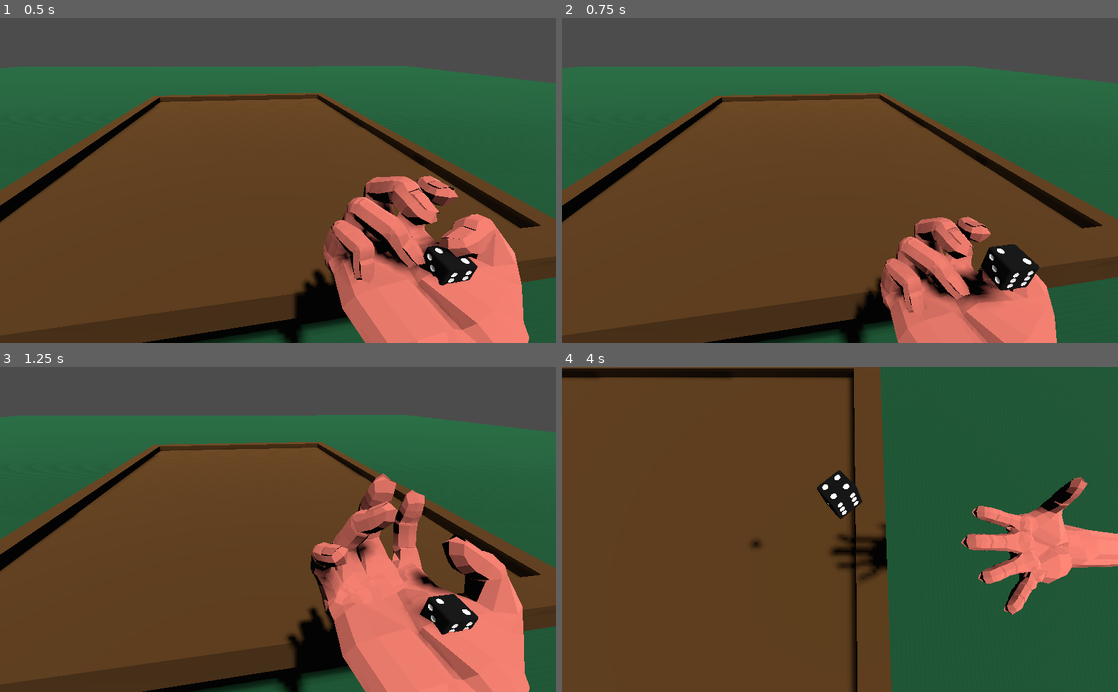
Above: before the commit, frames 1-4 (two rows, left to right).
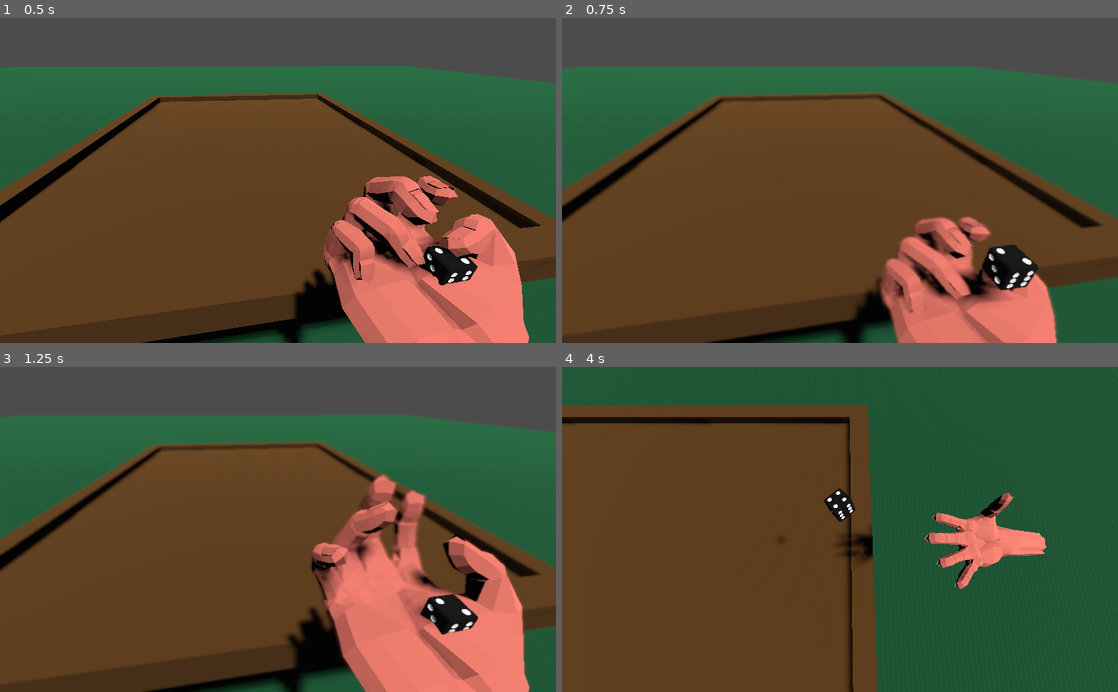
Above: after the commit, the same moments.

Repository: FreekDS/GMTK-Jam-2022-Fairplay
Game: Godot game, scene res://game.tscn
Two runs of this game, one before a commit and one after it. Both use one fixed random seed, a clock stepped at 60 frames per second and the inputs below.
Inputs (mouse positions are in pixels of both pictures, inside the frame that each line leads up to):
- Up to frame 1 (0.5 s): no input
- Up to frame 2 (0.75 s): tap Enter (ui_accept) at 0.5 s; move the mouse to (962, 164) at 0.52 s; hold E (slowmo) from 0.53 s (still down)
- Up to frame 3 (1.25 s): keep holding E (slowmo); tap Enter (ui_accept) at 0.77 s
- Up to frame 4 (4 s): move the mouse to (728, 545) at 1.27 s; release E (slowmo) at 1.28 s; click (728, 545) at 1.35 s; tap Enter (ui_accept) at 1.52, 3.02, 3.77 s; tap E (slowmo) at 1.55, 2.85, 3.8 s; move the mouse to (895, 458) at 2.02 s; hold E (slowmo) 2.03-2.78 s; move the mouse to (812, 594) at 2.77 s; move the mouse to (1006, 578) at 3.52 s; press the mouse at (1006, 578) at 3.53 s

Frame 1 is identical in both runs. In frame 2, 1.9% of the frame differs, in the area x 0-100%, y 22-100%; in frame 3, 1.9%; in frame 4, 18%, in the area x 0-100%, y 0-100%.

Commit message:
zoom en dof

Diff:
--- /dev/null
+++ b/environments/met_dof.tres
@@ -0,0 +1,5 @@
+[gd_resource type="Environment" format=2]
+
+[resource]
+dof_blur_far_enabled = true
+dof_blur_far_distance = 0.74
--- /dev/null
+++ b/environments/normaal.tres
@@ -0,0 +1,3 @@
+[gd_resource type="Environment" format=2]
+
+[resource]
--- a/game.tscn
+++ b/game.tscn
@@ -6,6 +6,8 @@
 [ext_resource path="res://scenes/Dice.tscn" type="PackedScene" id=4]
 [ext_resource path="res://scripts/DiceCam.gd" type="Script" id=5]
 [ext_resource path="res://scripts/StartCam.gd" type="Script" id=6]
+[ext_resource path="res://environments/met_dof.tres" type="Environment" id=7]
+[ext_resource path="res://environments/normaal.tres" type="Environment" id=8]
 
 [sub_resource type="CubeMesh" id=1]
 size = Vector3( 100, 2, 100 )
@@ -16,10 +18,10 @@
 [sub_resource type="ConcavePolygonShape" id=3]
 data = PoolVector3Array( -50, 1, 50, 50, 1, 50, -50, -1, 50, 50, 1, 50, 50, -1, 50, -50, -1, 50, 50, 1, -50, -50, 1, -5 …(356 unchanged characters)…
 
-[sub_resource type="Environment" id=4]
-
 [node name="Game" type="Spatial"]
 script = ExtResource( 3 )
+normal_env = ExtResource( 8 )
+dof_env = ExtResource( 7 )
 
 [node name="StartCam" type="Camera" parent="."]
 transform = Transform( 0.158311, -0.494922, 0.854395, 0.0102236, 0.866082, 0.499798, -0.987336, -0.0703883, 0.14217, 6.82444, 3.55013, 0.670303 )
@@ -60,10 +62,12 @@
 [node name="DirectionalLight" type="DirectionalLight" parent="."]
 transform = Transform( -0.906372, -0.0204898, 0.421983, 0.42248, -0.0419794, 0.9054, -0.000836845, 0.998908, 0.0467055, 0, 26.7864, 0 )
 light_energy = 1.5
+light_size = 0.852
+light_bake_mode = 0
 shadow_enabled = true
 
 [node name="WorldEnvironment" type="WorldEnvironment" parent="."]
-environment = SubResource( 4 )
+environment = ExtResource( 8 )
 
 [connection signal="thrown" from="Hand" to="StartCam" method="_on_Hand_thrown"]
 [connection signal="thrown" from="Hand" to="Dice" method="_on_Hand_thrown"]
--- a/scripts/game.gd
+++ b/scripts/game.gd
@@ -2,12 +2,17 @@
 
 var thrown = false
 
+export(Environment) var normal_env = null
+export(Environment) var dof_env = null
+
 onready var dice=$Dice
 onready var table=$Table
+onready var dice_cam=$DiceCam
+onready var world_env=$WorldEnvironment
 
 
 func _ready():
-	dice.connect("slow_motion_state_changed",self,"change_bounce_value_to_slowmotion")
+	dice.connect("slow_motion_state_changed",self,"change_to_slowmotion")
 
 func _process(delta):
 	if Input.is_action_just_pressed("ui_accept"):
@@ -15,10 +20,14 @@
 			$Hand.throw()
 			thrown = true
 
-func change_bounce_value_to_slowmotion(is_slowmotion:bool):
+func change_to_slowmotion(is_slowmotion:bool):
 	if is_slowmotion:
-		print("bounce going to 1200")
+		print("Going to slow motion mode")
 		table.bounce_value=1200
+		dice_cam.fov=50
+		world_env.environment=dof_env
 	else :
-		print("bounce going back to 400")
+		print("Going to normal motion mode")
 		table.bounce_value=400
+		dice_cam.fov=90
+		world_env.environment=normal_env
Not shown: 1 places in game.tscn that only renumber resources
